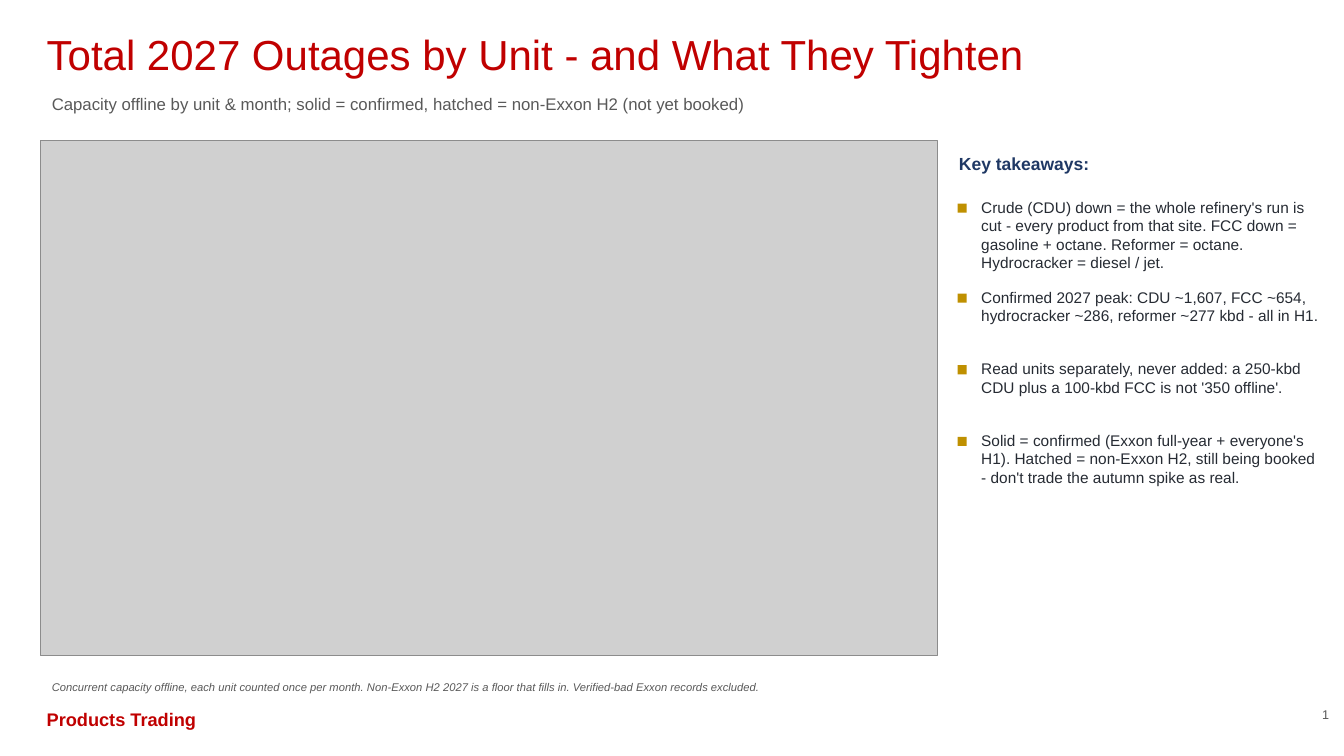
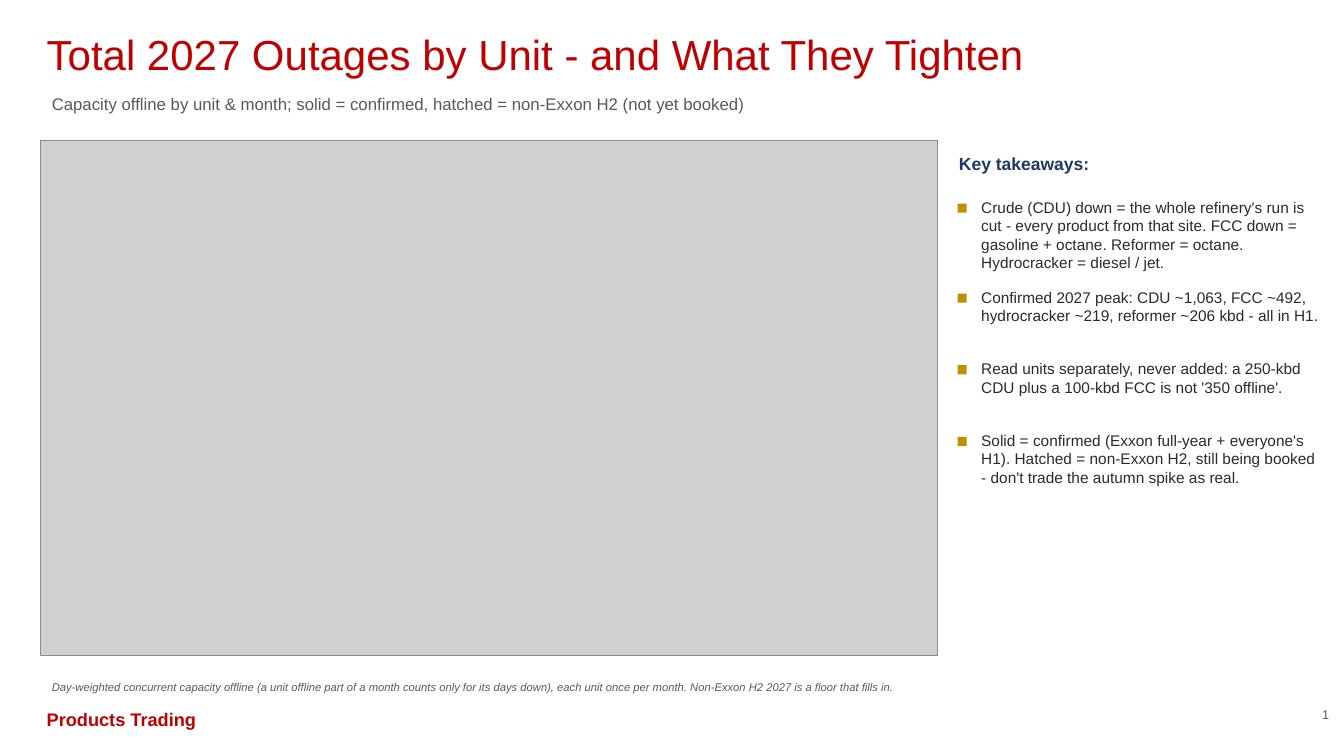
Before and after one commit to HoldenCole/Outages-script, a slide deck: slide 2 of output/outage_deck.pptx. Drawn at 1344x756 pixels with LibreOffice and Linux fonts; fonts in the diff are those of the drawing; grey boxes stand for pictures. Boxes give left, top, right and bottom in pixels: in the first picture for what was removed or moved away, otherwise in the second. Text is boxed around its words. In the diff, an @@ line names an element or a change of style, - is before the commit and + after.

```diff
--- a/output/outage_deck.pptx
+++ b/output/outage_deck.pptx
@@ text at bbox=[981, 292, 1318, 324]: text changed @@
-Confirmed 2027 peak: CDU ~1,607, FCC ~654, hydrocracker ~286, reformer ~277 kbd - all in H1.
+Confirmed 2027 peak: CDU ~1,063, FCC ~492, hydrocracker ~219, reformer ~206 kbd - all in H1.
@@ text at bbox=[52, 683, 893, 694]: text changed @@
-Concurrent capacity offline, each unit counted once per month. Non-Exxon H2 2027 is a floor that fills in. Verified-bad Exxon records excluded.
+Day-weighted concurrent capacity offline (a unit offline part of a month counts only for its days down), each unit once per month. Non-Exxon H2 2027 is a floor that fills in.
```
Also in this commit, not shown: 1 other slide changed, 2 other files.
